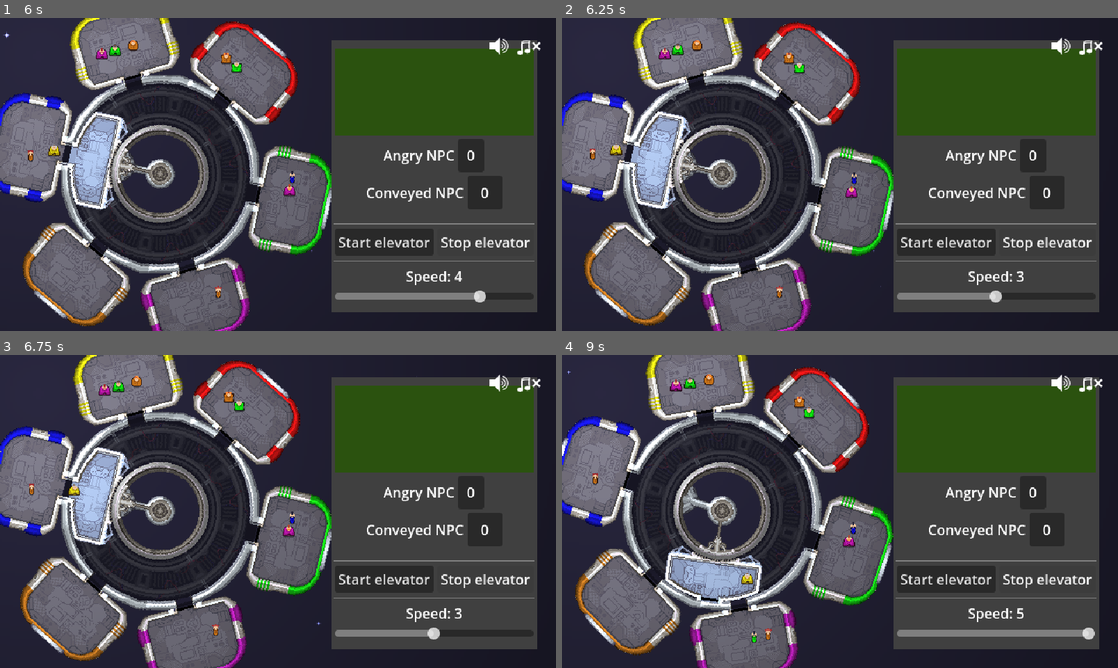
Above: before the commit, frames 1-4 (two rows, left to right).
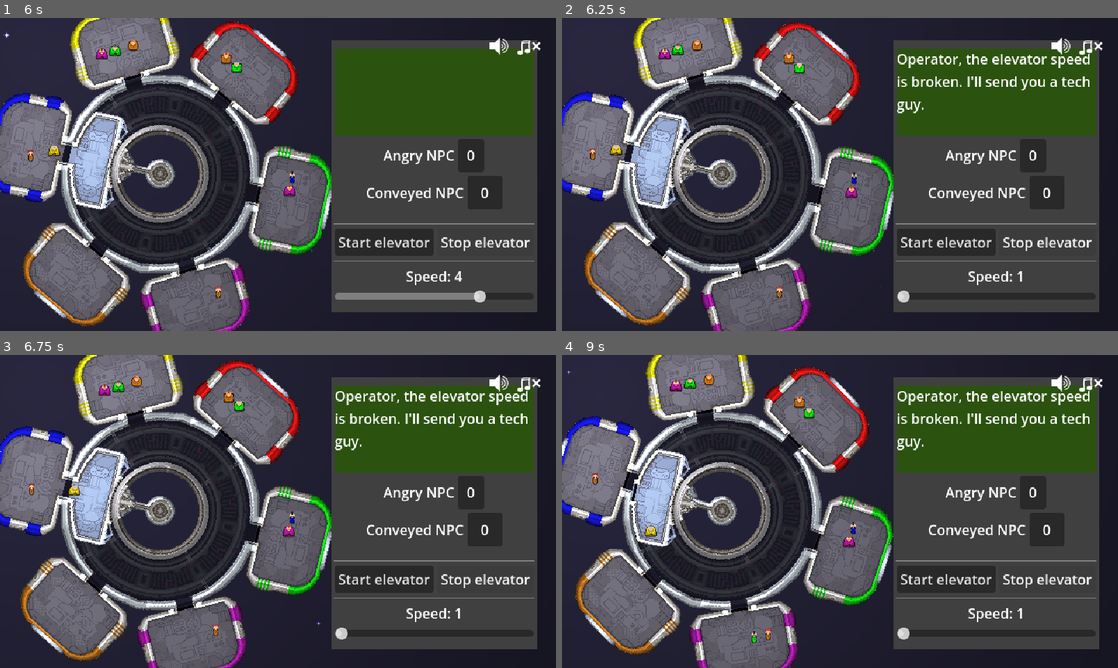
Above: after the commit, the same moments.

Repository: tehelka-gamedev/gmtk-2025
Game: Godot game, scene res://main.tscn
Two runs of this game, one before a commit and one after it. Both use one fixed random seed, a clock stepped at 60 frames per second and the inputs below. The engine's default icon, where the game draws it, is replaced by a stand-in: a white triangle on a blue panel in a dark square. Sound files missing from this copy of the repository are replaced by a short silence.
Inputs:
- Up to frame 1 (6 s): click "Start elevator" at 0.5 s; click "Start elevator" at 1.25 s; click "Stop elevator" at 2 s; click "Stop elevator" at 2.75 s; click "Start elevator" at 3.5 s; click "Stop elevator" at 4.25 s; hold Left (decrease_elevator_speed) 5.03-5.78 s; tap Right (increase_elevator_speed) at 5.3, 5.85 s
- Up to frame 2 (6.25 s): tap Left (decrease_elevator_speed) at 6.05 s
- Up to frame 3 (6.75 s): hold Q (accept_npc_entering) from 6.53 s (still down)
- Up to frame 4 (9 s): tap Right (increase_elevator_speed) at 6.8, 8.85 s; release Q (accept_npc_entering) at 7.28 s; tap Left (decrease_elevator_speed) at 7.35 s; hold Right (increase_elevator_speed) 8.03-8.78 s; tap Space (elevator_toggle_movement) at 8.1 s

Frame 1 is identical in both runs. In frame 2, 1.6% of the frame differs, in the area x 60-95%, y 11-91%; in frame 3, 1.6%; in frame 4, 6.8%, in the area x 12-96%, y 11-91%.

Commit message:
WIP event

Diff:
--- /dev/null
+++ b/godot/event_manager/event_manager.gd
@@ -0,0 +1,56 @@
+class_name EventManager
+extends Node2D
+
+
+const TIME_BEFORE_TECH_GUY: float = 3.0
+
+const NPC_class = preload("res://objects/npc/npc.tscn")
+
+const MIN_WINDOW: float = 5.0
+const MAX_WINDOW: float = 10.0
+
+const BROKEN_ELEVATOR_MESSAGE: String = "Operator, the elevator speed is broken. I'll send you a tech guy."
+const BROKEN_ROOM_MESSAGE: String = "Operator, one of the room's door is broken. I'll send you a tech guy."
+const VIP_MESSAGE: String = "Operator, a VIP is about to arrive. Make it a top priority."
+
+@onready var _timer: Timer = $Timer
+
+var game_manager: GameManager
+
+var event_function: Array[Callable] = [
+    #_play_broken_door_event,
+    _play_slow_elevator_event,
+    #_play_vip_event,
+]
+
+
+func _ready() -> void:
+    _setup_timer_for_next_event()
+
+
+func _setup_timer_for_next_event() -> void:
+    var time_before_next_event: float = randf_range(MIN_WINDOW, MAX_WINDOW)
+    _timer.start(time_before_next_event)
+
+
+func _on_timer_timeout() -> void:
+    event_function.pick_random().call()
+    _setup_timer_for_next_event()
+
+
+func _play_broken_door_event() -> void:
+    pass
+
+
+func _play_slow_elevator_event() -> void:
+    game_manager.elevator.set_broken_speed_to(true)
+    game_manager._narrative_manager.update_message(BROKEN_ELEVATOR_MESSAGE)
+
+    await get_tree().create_timer(TIME_BEFORE_TECH_GUY).timeout
+
+    var tech_guy: bool = true
+    game_manager._spawn_npc(tech_guy)
+
+
+func _play_vip_event() -> void:
+    pass
--- a/godot/main.tscn
+++ b/godot/main.tscn
@@ -19,6 +19,7 @@
 [ext_resource type="Resource" uid="uid://dyx3wqawopdo6" path="res://narrative_manager/warning_messages/ok_to_warning_messages.tres" id="17_82xsv"]
 [ext_resource type="Resource" uid="uid://coo4p0s6xoabp" path="res://narrative_manager/warning_messages/warning_to_almost_fired_messages.tres" id="18_getpj"]
 [ext_resource type="Resource" uid="uid://blnr05to5yo8v" path="res://narrative_manager/random_messages.tres" id="19_cegan"]
+[ext_resource type="Script" uid="uid://bmfr1pbnsyafi" path="res://event_manager/event_manager.gd" id="20_82xsv"]
 
 [sub_resource type="CanvasItemMaterial" id="CanvasItemMaterial_5vw27"]
 particles_animation = true
@@ -143,4 +144,10 @@
 warning_to_almost_fired_messages = ExtResource("18_getpj")
 random_message = ExtResource("19_cegan")
 
+[node name="EventManager" type="Node2D" parent="."]
+script = ExtResource("20_82xsv")
+
+[node name="Timer" type="Timer" parent="EventManager"]
+
 [connection signal="timeout" from="World/NPCSpawnTimer" to="." method="_on_npc_spawn_timer_timeout"]
+[connection signal="timeout" from="EventManager/Timer" to="EventManager" method="_on_timer_timeout"]
--- a/godot/objects/elevator.gd
+++ b/godot/objects/elevator.gd
@@ -39,6 +39,7 @@
 var _snapping: bool = false
 var _snapped: bool = false
 var _people_are_entering: bool = false
+var broken_speed: bool = false
 
 # door states
 enum DoorState {
@@ -110,9 +111,11 @@
 
 func _unhandled_input(event: InputEvent) -> void:
     if event.is_action_pressed("increase_elevator_speed"):
-        current_speed += 1
+        if not broken_speed:
+            current_speed += 1
     elif event.is_action_pressed("decrease_elevator_speed"):
-        current_speed -= 1
+        if not broken_speed:
+            current_speed -= 1
 
 func _open_door() -> void:
     _current_door_state = DoorState.OPENING
@@ -233,3 +236,9 @@
 func _on_door_closed() -> void:
     # go back agaiiiiin
     handle_toggle_movement()
+
+
+func set_broken_speed_to(value: bool) -> void:
+    broken_speed = value
+    if broken_speed:
+        current_speed = 0
--- a/godot/objects/elevator.tscn
+++ b/godot/objects/elevator.tscn
@@ -43,28 +43,33 @@
 metadata/_edit_lock_ = true
 
 [node name="ElevatorSlot1" type="Marker2D" parent="Pivot/InnerPivot/SlotManager"]
-position = Vector2(-4, -40)
+position = Vector2(-3, -40)
 script = ExtResource("4_h6q4t")
 
 [node name="ElevatorSlot2" type="Marker2D" parent="Pivot/InnerPivot/SlotManager"]
-position = Vector2(-4, -24)
+position = Vector2(-3, -24)
 script = ExtResource("4_h6q4t")
 
 [node name="ElevatorSlot3" type="Marker2D" parent="Pivot/InnerPivot/SlotManager"]
-position = Vector2(-4, -8)
+position = Vector2(-3, -8)
 script = ExtResource("4_h6q4t")
 
 [node name="ElevatorSlot4" type="Marker2D" parent="Pivot/InnerPivot/SlotManager"]
-position = Vector2(-4, 8)
+position = Vector2(-3, 8)
 script = ExtResource("4_h6q4t")
 
 [node name="ElevatorSlot5" type="Marker2D" parent="Pivot/InnerPivot/SlotManager"]
-position = Vector2(-4, 24)
+position = Vector2(-3, 24)
 script = ExtResource("4_h6q4t")
 
 [node name="ElevatorSlot6" type="Marker2D" parent="Pivot/InnerPivot/SlotManager"]
-position = Vector2(-4, 40)
+position = Vector2(-3, 40)
 script = ExtResource("4_h6q4t")
+
+[node name="ElevatorSlot7" type="Marker2D" parent="Pivot/InnerPivot/SlotManager"]
+position = Vector2(-12, 0)
+script = ExtResource("4_h6q4t")
+type = 2
 
 [node name="EntrancePosition" type="Marker2D" parent="Pivot/InnerPivot"]
 position = Vector2(48, 0)
--- a/godot/objects/npc/npc.gd
+++ b/godot/objects/npc/npc.gd
@@ -26,6 +26,7 @@
 
 ## If true, will queue_free() after reaching its point
 var exiting: bool = false
+var tech_guy: bool = false
 
 @onready var state_machine: StateMachine = $StateMachine
 @onready var animation_player: AnimationPlayer = $AnimationPlayer
@@ -70,3 +71,7 @@
     mood_gauge.set_mood_state(MoodGauge.MoodState.HAPPY)
     arrived_at_target_room.emit()
     queue_free()
+
+
+func set_color_directly(color: Color) -> void:
+    _skin.set_color_to(color)
--- a/godot/objects/room.tscn
+++ b/godot/objects/room.tscn
@@ -67,6 +67,11 @@
 position = Vector2(27, 6)
 script = ExtResource("4_4d8i4")
 
+[node name="Marker2D5" type="Marker2D" parent="SlotManager"]
+position = Vector2(0, 47)
+script = ExtResource("4_4d8i4")
+type = 1
+
 [node name="Door" type="Sprite2D" parent="."]
 modulate = Color(0, 0, 0, 1)
 position = Vector2(0, -115.5)
--- a/godot/objects/slot.gd
+++ b/godot/objects/slot.gd
@@ -1,10 +1,14 @@
 extends Marker2D
 class_name Slot
+
+
+enum Type {NORMAL, BROKEN_DOOR, BROKEN_SPEED}
 
 signal reserved(slot: Slot)
 signal released(slot: Slot)
 
 @export var available: bool = true
+@export var type: Type
 
 # return true if could be reserved, false otherwise
 func reserve() -> bool:
--- a/godot/objects/slot_manager.gd
+++ b/godot/objects/slot_manager.gd
@@ -4,18 +4,40 @@
 
 var _available_slots: Array[Slot] = []
 var _occupied_slots: Array[Slot] = []
+var _broken_door_slot: Slot = null
+var _broken_speed_slot: Slot = null
+
 
 func _ready() -> void:
     for c in get_children():
         if not c is Slot:
             continue
         var s:Slot = c
-        if s.available:
+        if s.type == Slot.Type.BROKEN_DOOR:
+            _broken_door_slot = s
+        elif s.type == Slot.Type.BROKEN_SPEED:
+            _broken_speed_slot = s
+        elif s.available:
             _available_slots.push_back(s)
         else:
             _occupied_slots.push_back(s)
         s.reserved.connect(_on_slot_reserved)
         s.released.connect(_on_slot_released)
+
+
+func get_special_slot(type: Slot.Type) -> Slot:
+    if type == Slot.Type.BROKEN_DOOR:
+        if not _broken_door_slot:
+            return null
+        else:
+            return _broken_door_slot
+    elif type == Slot.Type.BROKEN_SPEED:
+        if not _broken_speed_slot:
+            return null
+        else:
+            return _broken_speed_slot
+
+    return null
 
 
 func get_first_available_slot() -> Slot:
--- a/godot/scripts/game_manager.gd
+++ b/godot/scripts/game_manager.gd
@@ -1,5 +1,7 @@
+class_name GameManager
 extends Node2D
 
+const TECH_GUY_COLOR: Color = Color.WHITE
 const NPC_class = preload("res://objects/npc/npc.tscn")
 
 @export var MIN_NPC_RESPAWN_TIME: float = 4.0
@@ -13,10 +15,12 @@
 @onready var _npc_spawn_timer: Timer = $World/NPCSpawnTimer
 @onready var _control_panel: Panel = %ControlPanel
 @onready var _narrative_manager: NarrativeManager = $NarrativeManager
+@onready var _event_manager: EventManager = $EventManager
 
 var current_npc_count: int = 0
 var _angry_npc_count: int = 0
 var _conveyed_npc_count: int = 0
+var _spawning_npc: bool = false
 
 # player choice
 enum PlayerChoice
@@ -62,8 +66,7 @@
     _control_panel.start_elevator_pressed.connect(elevator.on_start_elevator)
     _control_panel.stop_elevator_pressed.connect(elevator.on_stop_elevator)
     _narrative_manager.update.connect(_control_panel.message_panel.set_message)
-
-
+    _event_manager.game_manager = self
 
 
 func _on_npc_mood_state_changed(old_mood_state: MoodGauge.MoodState, new_mood_state: MoodGauge.MoodState) -> void:
@@ -75,7 +78,6 @@
         _angry_npc_count -= 1
         _narrative_manager.update_angry_npc_count(_angry_npc_count)
         _control_panel.set_angry_npc_count(_angry_npc_count)
-
 
 
 ############### PLAYER INPUTS ###############
@@ -188,11 +190,18 @@
 
 ############### NPC SPAWN ###############
 
-func _spawn_npc() -> void:
+func _spawn_npc(tech_guy: bool = false) -> void:
+    _spawning_npc = true
+
     var non_full_rooms: Array[Room] = []
-    for room: Room in rooms:
-        if not room.slot_manager.is_full():
-            non_full_rooms.append(room)
+    while non_full_rooms.is_empty():
+        for room: Room in rooms:
+            if not room.slot_manager.is_full():
+                non_full_rooms.append(room)
+        if not tech_guy:
+            break
+        else:
+            await get_tree().create_timer(1.0).timeout
 
     if len(non_full_rooms) == 0:
         return
@@ -202,20 +211,58 @@
     var npc: NPC = NPC_class.instantiate()
     _npcs.add_child(npc)
     npc.position = spawn_position
-
-    var available_colors: Array = Enum.NPCColors.values()
-    available_colors.erase(random_room.color)
-    npc.color = available_colors.pick_random()
+    npc.tech_guy = tech_guy
+
+    if tech_guy:
+        npc.set_color_directly(TECH_GUY_COLOR)
+    else:
+        var available_colors: Array = Enum.NPCColors.values()
+        available_colors.erase(random_room.color)
+        npc.color = available_colors.pick_random()
 
     var slot: Slot = random_room.slot_manager.get_first_available_slot()
     random_room.add_npc_inside(npc, slot)
     npc.go_to_slot(slot)
 
-    npc.mood_gauge.mood_state_changed.connect(_on_npc_mood_state_changed)
-    npc.arrived_at_target_room.connect(_on_npc_arrived_at_target_room)
+    if not tech_guy:
+        npc.mood_gauge.mood_state_changed.connect(_on_npc_mood_state_changed)
+        npc.arrived_at_target_room.connect(_on_npc_arrived_at_target_room)
+
+    _spawning_npc = false
+
+
+func _on_all_npc_released() -> void:
+    var snapped_room: Room = elevator.get_snapped_room()
+    if snapped_room == null:
+        return # do nothing, if somehow the door opened without snapping
+
+    # Start entering the elevator
+    var npc_to_enter: NPC = null
+
+    while not elevator.is_full() and not snapped_room.is_empty():
+        npc_to_enter = snapped_room.pop_npc_from_inside()
+
+        # elevator is not full so there is at least one slot
+        var slot = elevator.slot_manager.get_first_available_slot() # not null :)
+        elevator.add_npc_inside(npc_to_enter, slot)
+        var targets: Array[Node2D] = [
+            snapped_room.get_entrance_position(),
+            elevator.get_entrance_position(),
+            slot,
+            ]
+        npc_to_enter.state_machine.transition_to(
+            NPCStatesUtil.StatesName.move_to,
+            {
+                NPCStatesUtil.Message.target: targets
+            }
+        )
+        await npc_to_enter.arrived_at_slot
+
+    elevator.stop_loading_people()
 
 func _on_npc_spawn_timer_timeout() -> void:
-    _spawn_npc()
+    if not _spawning_npc:
+        _spawn_npc()
     _restart_npc_spawn_timer()
 
 
Not shown, added: godot/event_manager/event_manager.gd.uid
Not shown: 1 places in godot/main.tscn that only renumber resources
Binary file added: godot/sprites/ui/Slider.aseprite
Binary file added: godot/sprites/ui/Slider.png
Not shown, added: godot/sprites/ui/Slider.png.import
Binary file added: godot/sprites/ui/bignumber.ttf
Not shown, added: godot/sprites/ui/bignumber.ttf.import
Binary file added: godot/sprites/ui/buzzerX.png
Not shown, added: godot/sprites/ui/buzzerX.png.import
Binary file added: godot/sprites/ui/jinglebutton.png
Not shown, added: godot/sprites/ui/jinglebutton.png.import
Binary file added: godot/sprites/ui/lever.png
(and 22 more such lines)
